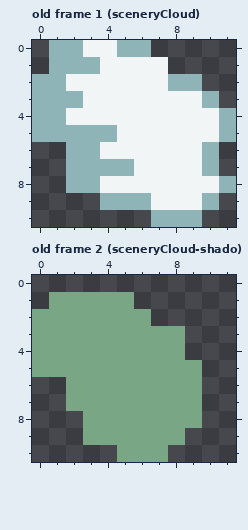
A pixel-art file gets an edit: assets/atlas/sceneryCloud.aseprite. Above: the version before the commit.
12x11 pixels, 2 frames. Shown: old frame 1 (sceneryCloud), old frame 2 (sceneryCloud-shado).
After the commit:
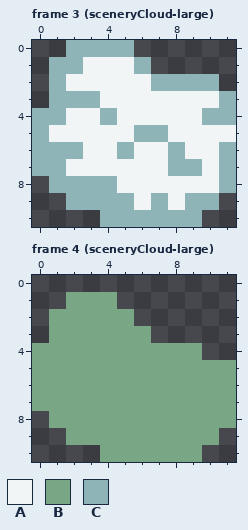
Palette (. is transparent): A #f2f5f5  B #79a684  C #8fb4b8
A new or re-ordered frame is compared with the old frame closest to it.
Edits made:
frames 2 -> 4
Frame 3 (sceneryCloud-large) is new; against old frame 1 (sceneryCloud):
y 0: x 1 C -> .; x 3..4 AA -> CC; x 6 C -> .
y 1: x 3 C -> A; x 6..7 AA -> C.
y 2: x 0 C -> .; x 7 A -> C; x 10 . -> C
y 3: x 0 C -> .; x 3 A -> C; x 10..11 C. -> AC
y 4: x 4 A -> C; x 10 A -> C
y 5: x 1..4 CCCC -> AAAA; x 6..7 AA -> CC; x 11 C -> A
y 6: x 0..1 .. -> CC; x 3 C -> A; x 5 A -> C; x 8 A -> C; x 10..11 C. -> AC
y 7: x 0..5 ..CCCC -> CCAAAA; x 8..11 AAC. -> CCAC
y 8: x 1 . -> C; x 4 A -> C
y 9: x 2..3 .. -> CC; x 6..7 CA -> AC; x 9 A -> C
y 10: x 4..6 ... -> CCC
Frame 4 (sceneryCloud-large) is new; against old frame 2 (sceneryCloud-shado):
y 1: x 1 B -> .; x 5 B -> .
y 2: x 0 B -> .; x 6 B -> .
y 3: x 0 B -> .; x 7..8 BB -> ..
y 4: x 9 . -> B
y 5: x 10..11 .. -> BB
y 6..7: x 0..1 .. -> BB; x 10..11 .. -> BB
y 8: x 1..2 .. -> BB; x 10..11 .. -> BB
y 9: x 2 . -> B; x 9..10 .. -> BB
y 10: x 4 . -> B; x 8..9 .. -> BB
Pixel boxes of the changes (left, top, right, bottom) in both pictures:
changed: (32, 40, 236, 227)
changed: (32, 292, 236, 462)
